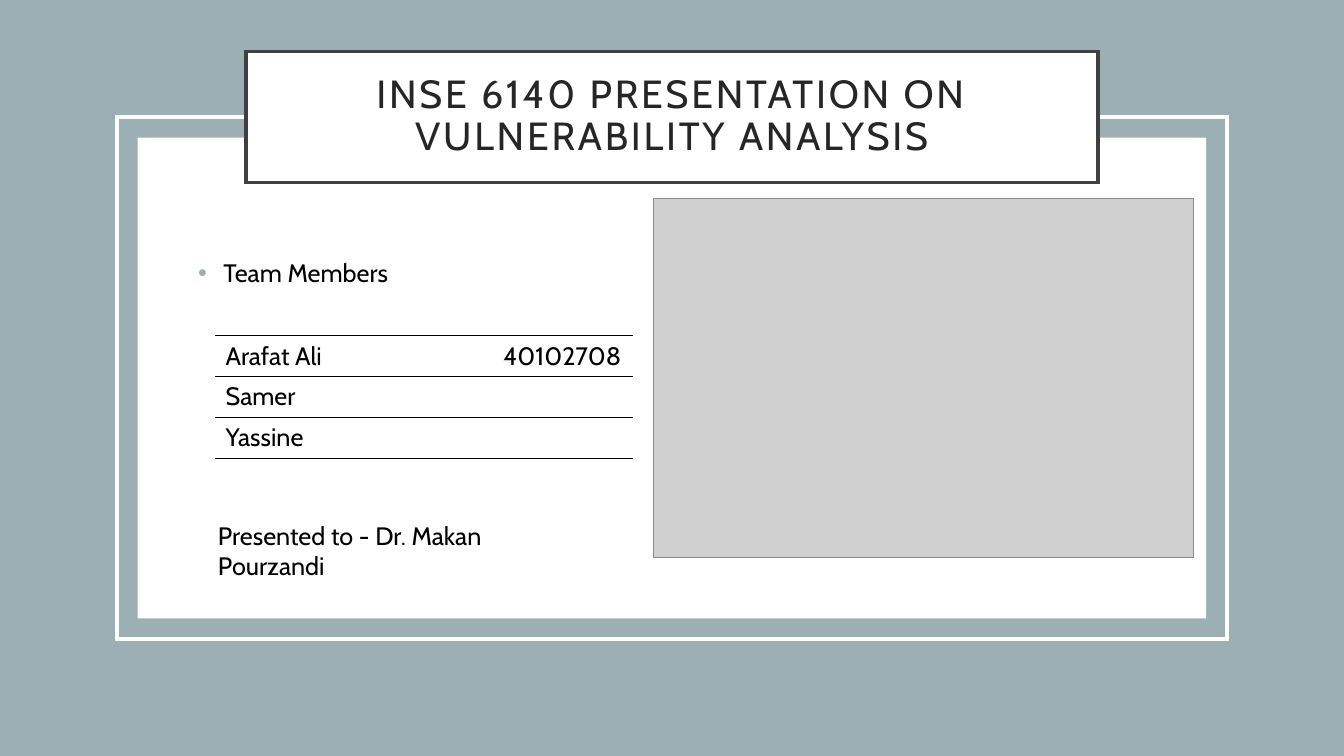
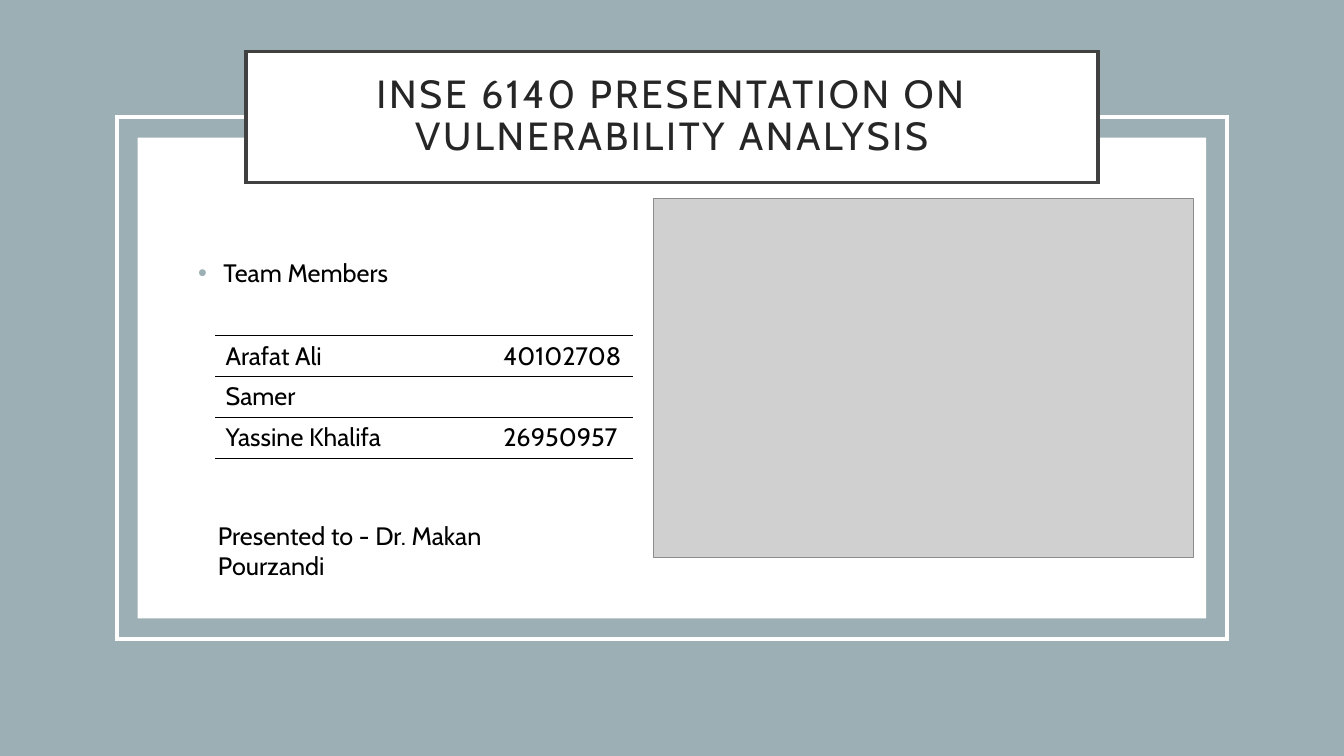
Before and after one commit to ar4f4t/INSE-6140-Project, a slide deck: slide 1 of Presentation Slides/Presentation Slide.pptx. Drawn at 1344x756 pixels with LibreOffice and Linux fonts; fonts in the diff are those of the drawing; grey boxes stand for pictures. Boxes give left, top, right and bottom in pixels: in the first picture for what was removed or moved away, otherwise in the second. Text is boxed around its words. In the diff, an @@ line names an element or a change of style, - is before the commit and + after.

```diff
--- a/Presentation Slides/Presentation Slide.pptx
+++ b/Presentation Slides/Presentation Slide.pptx
@@ table at <box>216,336,633,457</box> @@
-row 3, column 1: Yassine
+row 3, column 1: Yassine Khalifa
-row 3, column 2: 
+row 3, column 2: 26950957
```
Also in this commit, not shown: 1 other slide changed.
